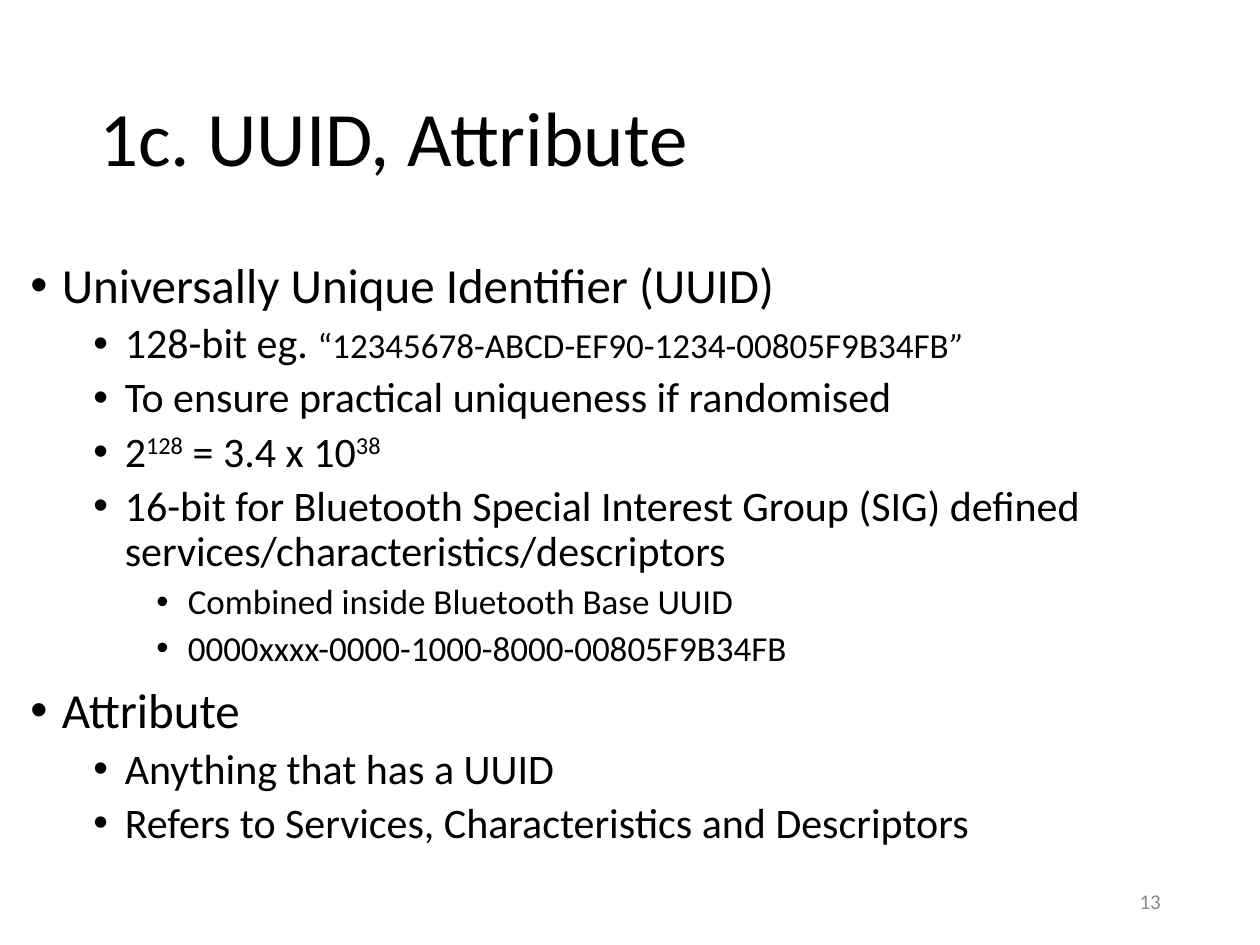
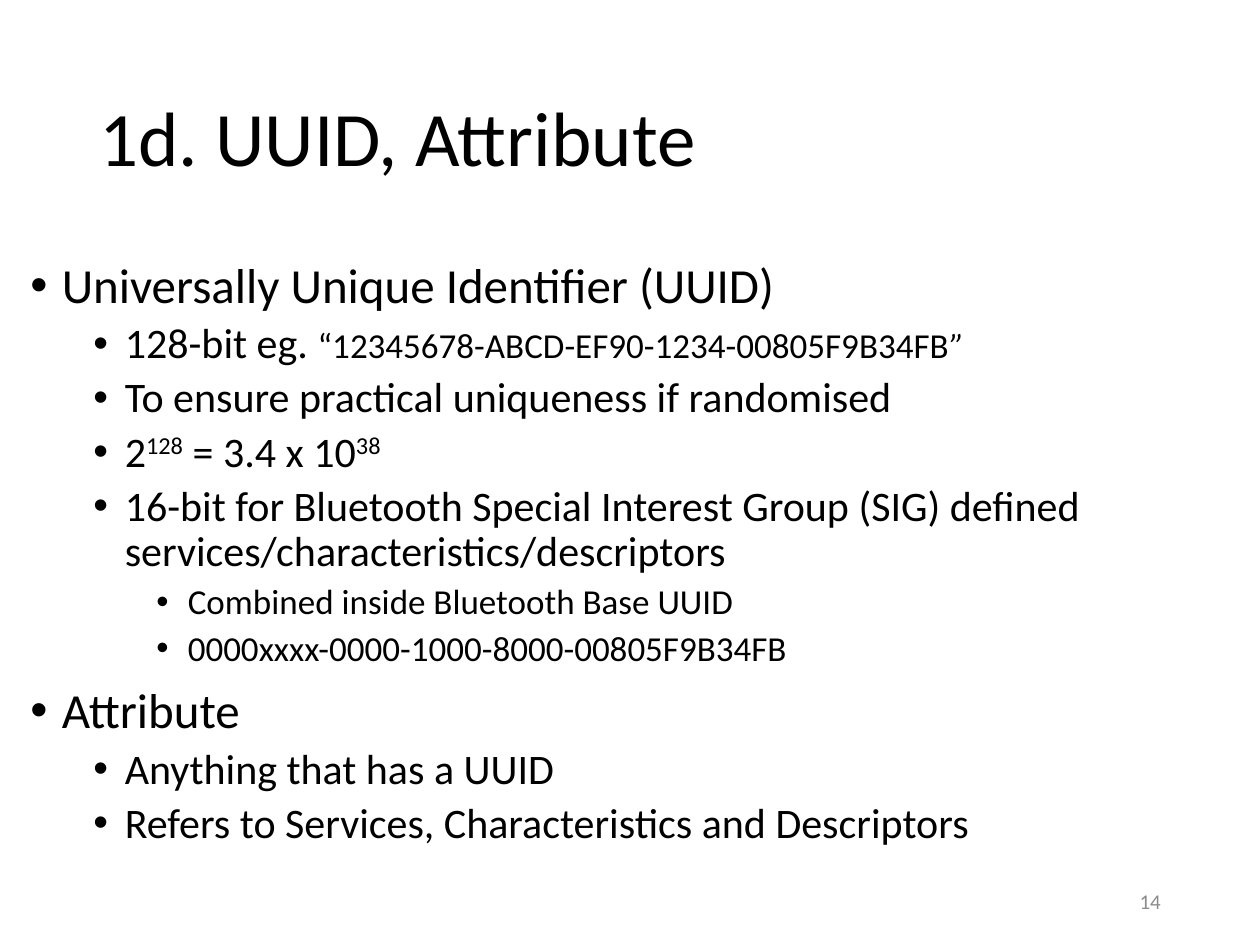
Before and after one commit to yeokm1/intro-to-ble, a slide deck: slide 14 of intro to ble.pptx (slide 13 before the commit). Drawn at 1260x945 pixels with LibreOffice and Linux fonts; fonts in the diff are those of the drawing. Boxes give left, top, right and bottom in pixels: in the first picture for what was removed or moved away, otherwise in the second. Text is boxed around its words. In the diff, an @@ line names an element or a change of style, - is before the commit and + after.

```diff
--- a/intro to ble.pptx
+++ b/intro to ble.pptx
@@ title at bbox=[99, 112, 695, 176]: text changed @@
-1c. UUID, Attribute
+1d. UUID, Attribute
@@ page number at bbox=[1140, 895, 1161, 909]: text changed @@
-13
+14
```
Also in this commit, not shown: 8 other slides changed, 1 slide added, 1 other file.
